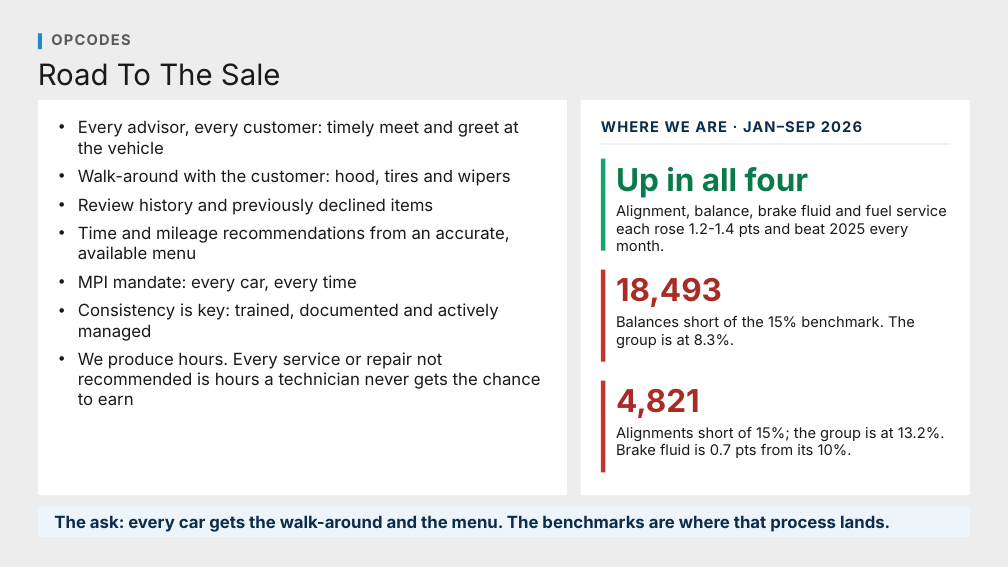
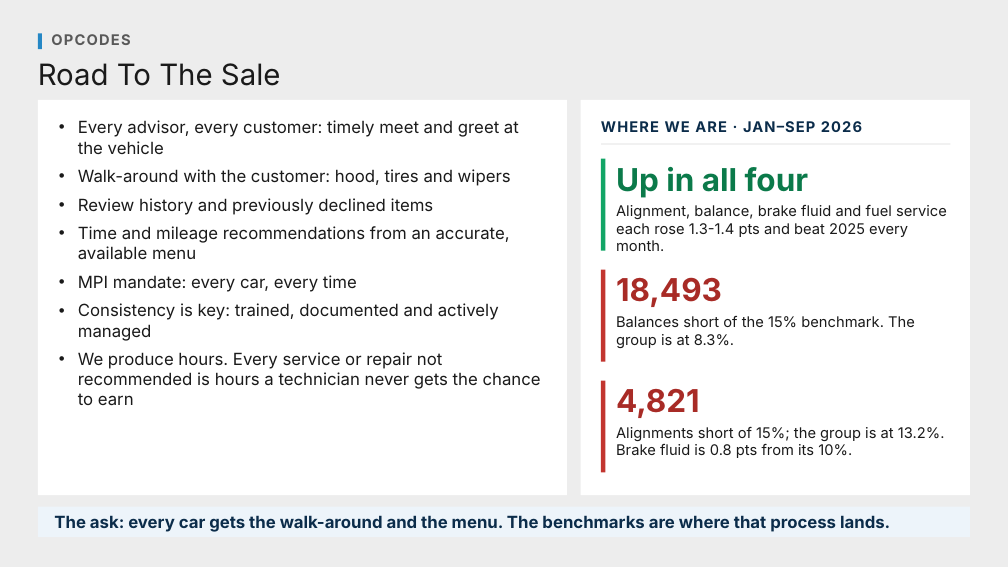
Before and after one commit to Ndresner/Noah, a slide deck: slide 87 of day2-deck/decks/Fixed Ops - Day 2 Example Test Deck.pptx. Drawn at 1008x567 pixels with LibreOffice and Linux fonts; fonts in the diff are those of the drawing. Boxes give left, top, right and bottom in pixels: in the first picture for what was removed or moved away, otherwise in the second. Text is boxed around its words. In the diff, an @@ line names an element or a change of style, - is before the commit and + after.

```diff
--- a/day2-deck/decks/Fixed Ops - Day 2 Example Test Deck.pptx
+++ b/day2-deck/decks/Fixed Ops - Day 2 Example Test Deck.pptx
@@ text at (616, 205, 947, 251): text changed @@
-Alignment, balance, brake fluid and fuel service each rose 1.2-1.4 pts and beat 2025 every month.
+Alignment, balance, brake fluid and fuel service each rose 1.3-1.4 pts and beat 2025 every month.
@@ text at (616, 427, 945, 458): text changed @@
-Alignments short of 15%; the group is at 13.2%. Brake fluid is 0.7 pts from its 10%.
+Alignments short of 15%; the group is at 13.2%. Brake fluid is 0.8 pts from its 10%.
```
Also in this commit, not shown: 74 other slides changed, 52 other files.
